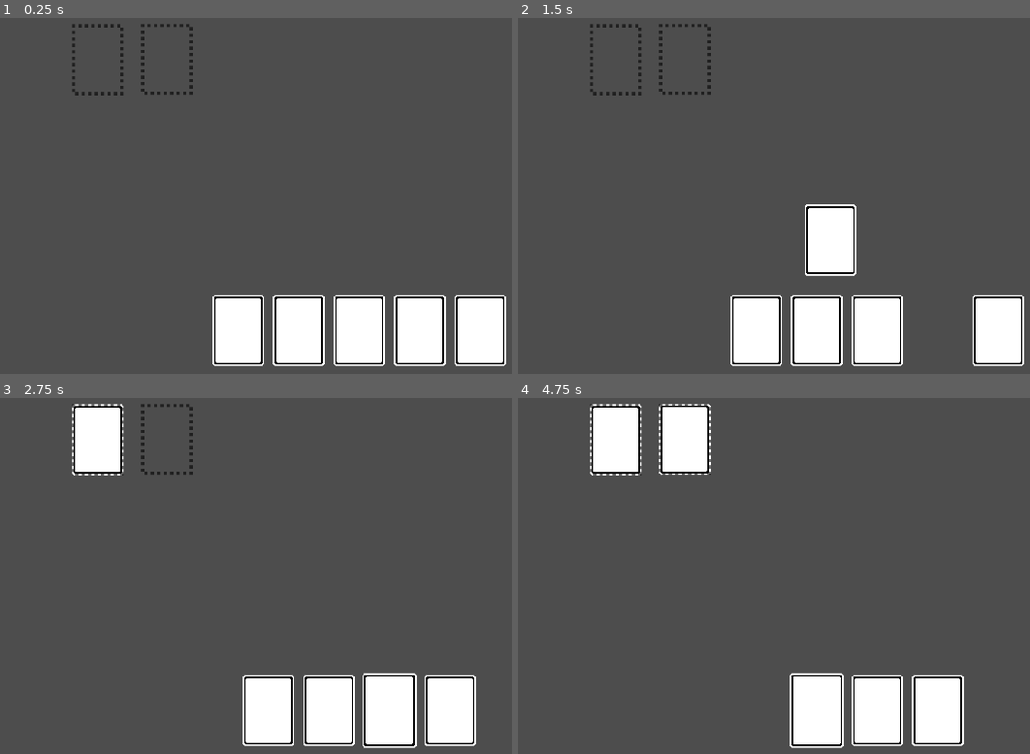
Above: before the commit, frames 1-4 (two rows, left to right).
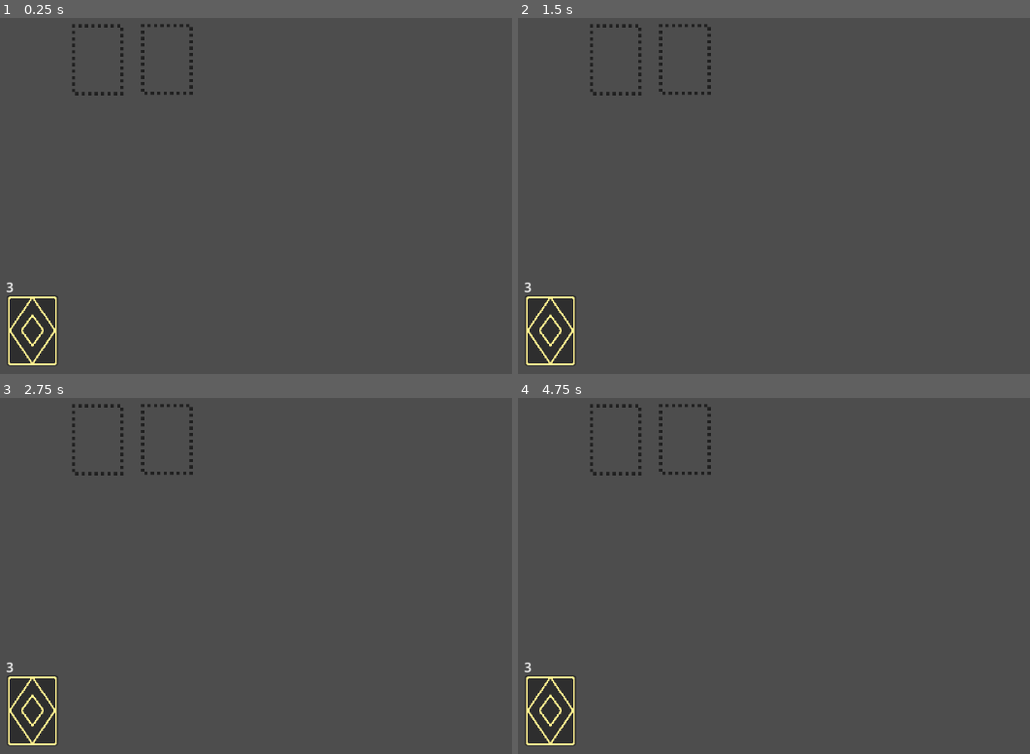
Above: after the commit, the same moments.

Repository: TymekWalichnowski/Code-Bull
Game: Godot game, scene res://Main.tscn
Two runs of this game, one before a commit and one after it. Both use one fixed random seed, a clock stepped at 60 frames per second and the inputs below.
Inputs (mouse positions are in pixels of both pictures, inside the frame that each line leads up to):
- Up to frame 1 (0.25 s): no input
- Up to frame 2 (1.5 s): tap Enter at 0.5 s; drag from (999, 331) to (758, 331) at 0.52 s; drag from (937, 331) to (615, 60) at 1.27 s
- Up to frame 3 (2.75 s): move the mouse to (389, 711) at 2.02 s; click (389, 711) at 2.17 s
- Up to frame 4 (4.75 s): tap Space at 2.75 s; drag from (845, 711) to (615, 440) at 2.77 s; drag from (784, 711) to (686, 440) at 3.52 s; drag from (646, 501) to (814, 711) at 4.27 s

The runs differ from the first frame. In frame 1, 12% of the frame differs, in the area x 1-99%, y 74-98%; in frame 2, 12%; in frame 3, 12%; in frame 4, 12%, in the area x 1-88%, y 1-99%.

Commit message:
added card deck

Diff:
--- a/Main.tscn
+++ b/Main.tscn
@@ -1,8 +1,14 @@
-[gd_scene load_steps=4 format=3 uid="uid://x0lreijkwmjp"]
+[gd_scene load_steps=8 format=3 uid="uid://x0lreijkwmjp"]
 
 [ext_resource type="Script" uid="uid://nl86bj6ee0c6" path="res://scripts/card_manager.gd" id="1_glv2v"]
 [ext_resource type="Script" uid="uid://ji3apbbf1wk" path="res://player_hand.gd" id="3_cm0pq"]
 [ext_resource type="PackedScene" uid="uid://bsuuljgrc5evc" path="res://scenes/card_slot.tscn" id="3_r0du0"]
+[ext_resource type="Texture2D" uid="uid://vl76mnodwtfv" path="res://Assets/Textures/Cards/card_back.png" id="4_cm0pq"]
+[ext_resource type="Script" uid="uid://c3p4igxg6jwrm" path="res://player_deck.gd" id="4_fos0i"]
+[ext_resource type="Script" uid="uid://b2wavb5tjxs1m" path="res://input_manager.gd" id="6_3dxm6"]
+
+[sub_resource type="RectangleShape2D" id="RectangleShape2D_r0du0"]
+size = Vector2(128, 176)
 
 [node name="Main" type="Node2D"]
 
@@ -17,3 +23,31 @@
 
 [node name="PlayerHand" type="Node2D" parent="."]
 script = ExtResource("3_cm0pq")
+
+[node name="PlayerDeck" type="Node2D" parent="."]
+position = Vector2(150, 900)
+script = ExtResource("4_fos0i")
+
+[node name="Sprite2D" type="Sprite2D" parent="PlayerDeck"]
+texture_filter = 1
+scale = Vector2(2, 2)
+texture = ExtResource("4_cm0pq")
+
+[node name="Area2D" type="Area2D" parent="PlayerDeck"]
+collision_layer = 4
+collision_mask = 4
+
+[node name="CollisionShape2D" type="CollisionShape2D" parent="PlayerDeck/Area2D"]
+shape = SubResource("RectangleShape2D_r0du0")
+
+[node name="RichTextLabel" type="RichTextLabel" parent="PlayerDeck"]
+z_index = -2
+offset_left = -65.0
+offset_top = -131.0
+offset_right = 64.0
+offset_bottom = -99.0
+scale = Vector2(2, 2)
+text = "0"
+
+[node name="InputManager" type="Node2D" parent="."]
+script = ExtResource("6_3dxm6")
--- /dev/null
+++ b/input_manager.gd
@@ -0,0 +1,38 @@
+extends Node2D
+
+signal left_mouse_button_clicked
+signal left_mouse_button_released
+
+
+const COLLISION_MASK_CARD = 1
+const COLLISION_MASK_DECK = 4
+
+var card_manager_reference
+var deck_reference
+
+func _ready() -> void:
+	card_manager_reference = $"../CardManager"
+	deck_reference = $"../PlayerDeck"
+
+func _input(event):
+	if event is InputEventMouseButton and event.button_index == MOUSE_BUTTON_LEFT:
+		if event.pressed:
+			emit_signal("left_mouse_button_clicked")
+			raycast_at_cursor()
+		else:
+			emit_signal("left_mouse_button_released")
+
+func raycast_at_cursor():
+	var space_state = get_world_2d().direct_space_state
+	var parameters = PhysicsPointQueryParameters2D.new()
+	parameters.position = get_global_mouse_position()
+	parameters.collide_with_areas = true
+	var result = space_state.intersect_point(parameters)
+	if result.size() > 0:
+		var result_collision_mask = result[0].collider.collision_mask
+		if result_collision_mask == COLLISION_MASK_CARD:
+			var card_found = result[0].collider.get_parent()
+			if card_found:
+				card_manager_reference.start_drag(card_found)
+		elif result_collision_mask == COLLISION_MASK_DECK:
+			deck_reference.draw_card()
--- /dev/null
+++ b/player_deck.gd
@@ -0,0 +1,27 @@
+extends Node2D
+
+const CARD_SCENE_PATH = "res://scenes/card.tscn"
+const CARD_DRAW_SPEED = 0.2
+
+var player_deck = ["Basic", "Basic", "Basic"]
+
+func _ready() -> void:
+	$RichTextLabel.text = str(player_deck.size())
+
+
+func draw_card():
+	var card_drawn = player_deck[0]
+	player_deck.erase(card_drawn)
+
+	if player_deck.size() == 0:
+		$Area2D/CollisionShape2D.disabled = true
+		$Sprite2D.visible = false
+		$RichTextLabel. visible = false
+
+	print("draw card")
+	$RichTextLabel.text = str(player_deck.size())
+	var card_scene = preload(CARD_SCENE_PATH)
+	var new_card = card_scene.instantiate()
+	$"../CardManager".add_child(new_card)
+	new_card.name = "Card"
+	$"../PlayerHand".add_card_to_hand(new_card, CARD_DRAW_SPEED)
--- a/player_hand.gd
+++ b/player_hand.gd
@@ -1,38 +1,30 @@
 extends Node2D
 
-const CARD_SCENE_PATH = "res://scenes/card.tscn"
 const CARD_WIDTH = 150
 const HAND_Y_POSITION = 900
+const DEFAULT_CARD_MOVE_SPEED = 0.1
 
-var hand_count = 5
 var player_hand = []
 var center_screen_x
 
 func _ready() -> void:
 	center_screen_x = get_viewport().size.x / 2
-	var card_scene = preload(CARD_SCENE_PATH)
-	for i in range(hand_count):
-		var new_card = card_scene.instantiate()
-		$"../CardManager".add_child(new_card)
-		new_card.name = "Card"
-		add_card_to_hand(new_card)
+
+func add_card_to_hand(card, speed):
+	if card not in player_hand:
+		player_hand.insert(0, card)
+		update_hand_positions(speed)
+	else:
+		animate_card_to_position(card, card.hand_position, speed)
 
 
-func add_card_to_hand(card):
-	if card not in player_hand:
-		player_hand.insert(0, card)
-		update_hand_positions()
-	else:
-		animate_card_to_position(card, card.hand_position)
-
-
-func update_hand_positions():
+func update_hand_positions(speed):
 	for i in range(player_hand.size()):
 		# get bew card position based on index
 		var new_position = Vector2(calculate_card_position(i), HAND_Y_POSITION)
 		var card = player_hand[i]
 		card.hand_position = new_position
-		animate_card_to_position(card, new_position)
+		animate_card_to_position(card, new_position, speed)
 
 func calculate_card_position(index):
 	var x_offset = (player_hand.size() -1) * CARD_WIDTH
@@ -40,14 +32,14 @@
 	return x_position
 
 
-func animate_card_to_position(card, new_position):
+func animate_card_to_position(card, new_position, speed):
 	var tween = get_tree().create_tween()
-	tween.tween_property(card, "position", new_position, 0.1)
+	tween.tween_property(card, "position", new_position, speed)
 
 func remove_card_from_hand(card):
 	if card in player_hand:
 		player_hand.erase(card)
-		update_hand_positions()
+		update_hand_positions(DEFAULT_CARD_MOVE_SPEED)
 
 func _process(delta: float) -> void:
 	pass
--- a/scenes/Card.tscn
+++ b/scenes/Card.tscn
@@ -1,12 +1,14 @@
 [gd_scene load_steps=4 format=3 uid="uid://bwla2fy4oxib6"]
 
-[ext_resource type="Texture2D" uid="uid://dm0eesjsjd5v5" path="res://Textures/Cards/card_blank.png" id="1_dd2wi"]
+[ext_resource type="Texture2D" uid="uid://dm0eesjsjd5v5" path="res://Assets/Textures/Cards/card_blank.png" id="1_dd2wi"]
 [ext_resource type="Script" uid="uid://vw5rk4xmtwrq" path="res://scripts/card.gd" id="1_tgmmg"]
 
 [sub_resource type="RectangleShape2D" id="RectangleShape2D_hael8"]
 size = Vector2(128, 176)
 
 [node name="Card" type="Node2D"]
+z_index = -2
+position = Vector2(150, 900)
 script = ExtResource("1_tgmmg")
 
 [node name="CardImage" type="Sprite2D" parent="."]
--- a/scenes/card_slot.tscn
+++ b/scenes/card_slot.tscn
@@ -1,7 +1,7 @@
 [gd_scene load_steps=4 format=3 uid="uid://bsuuljgrc5evc"]
 
 [ext_resource type="Script" uid="uid://cfuut4xpf3eg5" path="res://scenes/card_slot.gd" id="1_cypty"]
-[ext_resource type="Texture2D" uid="uid://dxsyk6m3fy6se" path="res://Textures/Cards/card_slot.png" id="1_mxh2e"]
+[ext_resource type="Texture2D" uid="uid://dxsyk6m3fy6se" path="res://Assets/Textures/Cards/card_slot.png" id="1_mxh2e"]
 
 [sub_resource type="RectangleShape2D" id="RectangleShape2D_cypty"]
 size = Vector2(128, 176)
--- a/scripts/card_manager.gd
+++ b/scripts/card_manager.gd
@@ -2,6 +2,7 @@
 
 const COLLISION_MASK_CARD = 1
 const COLLISION_MASK_CARD_SLOT = 2
+const DEFAULT_CARD_MOVE_SPEED = 0.1
 
 var screen_size
 var card_being_dragged
@@ -11,6 +12,7 @@
 func _ready() -> void:
 	screen_size = get_viewport_rect().size
 	player_hand_reference = $"../PlayerHand"
+	$"../InputManager".connect("left_mouse_button_released", on_left_click_released)
 
 # Called every frame. 'delta' is the elapsed time since the previous frame.
 func _process(delta: float) -> void:
@@ -19,20 +21,13 @@
 		card_being_dragged.position = Vector2(clamp(mouse_pos.x, 0, screen_size.x),
 											  clamp(mouse_pos.y, 0, screen_size.y))
 
-func _input(event):
-	if event is InputEventMouseButton and event.button_index == MOUSE_BUTTON_LEFT:
-		if event.pressed:
-			var card = raycast_check_for_card() # checking for card
-			if card:
-				start_drag(card)
-		else:
-			if card_being_dragged:
-				finish_drag()
-
 func start_drag(card):
 	card.get_parent().move_child(card,-1) # taken from comment, may be buggy, makes sure cards fall on top of other cards
 	card_being_dragged = card
 	card.scale = Vector2(1,1)
+	var card_slot_found = raycast_check_for_card_slot()
+	if card_slot_found and card_slot_found.card_in_slot:
+		card_slot_found.card_in_slot = false
 
 func finish_drag():
 	card_being_dragged.scale = Vector2(1.05,1.05)
@@ -41,15 +36,20 @@
 		player_hand_reference.remove_card_from_hand(card_being_dragged)
 		#Card dropped in empty card slot
 		card_being_dragged.position = card_slot_found.position
-		card_being_dragged.get_node("Area2D/CollisionShape2D").disabled = true
 		card_slot_found.card_in_slot = true
 	else:
-		player_hand_reference.add_card_to_hand(card_being_dragged)
+		player_hand_reference.add_card_to_hand(card_being_dragged, DEFAULT_CARD_MOVE_SPEED)
 	card_being_dragged = null
 
 func connect_card_signals(card):
 	card.connect("hovered", on_hovered_over_card)
 	card.connect("hovered_off", on_hovered_off_card)
+
+
+func on_left_click_released():
+	if card_being_dragged:
+		finish_drag()
+
 
 func on_hovered_over_card(card):
 	if !is_hovering_on_card:
Renamed: Textures/Cards/card_back.png -> Assets/Textures/Cards/card_back.png
Not shown, changed: Assets/Textures/Cards/card_back.png.import
Renamed: Textures/Cards/card_blank.png -> Assets/Textures/Cards/card_blank.png
Not shown, changed: Assets/Textures/Cards/card_blank.png.import
Renamed: Textures/Cards/card_slot.png -> Assets/Textures/Cards/card_slot.png
Not shown, changed: Assets/Textures/Cards/card_slot.png.import
Not shown, added: input_manager.gd.uid
Not shown, added: player_deck.gd.uid
Not shown, added: Assets/Textures/Cards/card_blank.png2975355153.tmp
